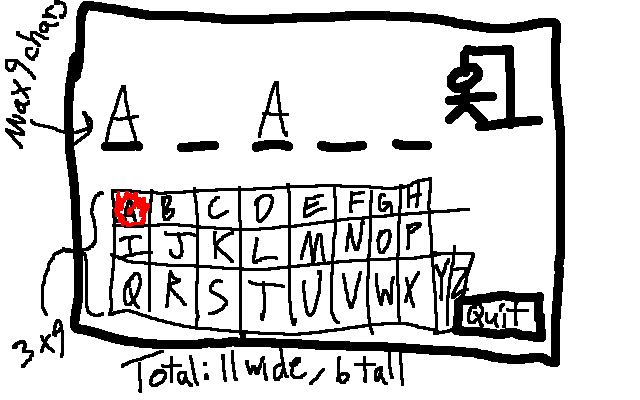
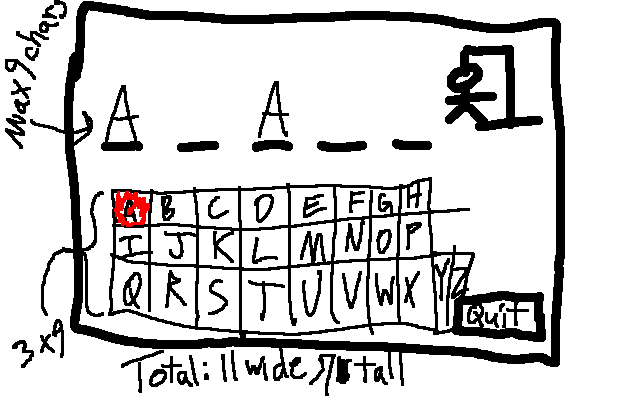
Revision of a layered (640, 400) image; what changed, layer by layer:
painted on "Background" over [318,354,352,396]
